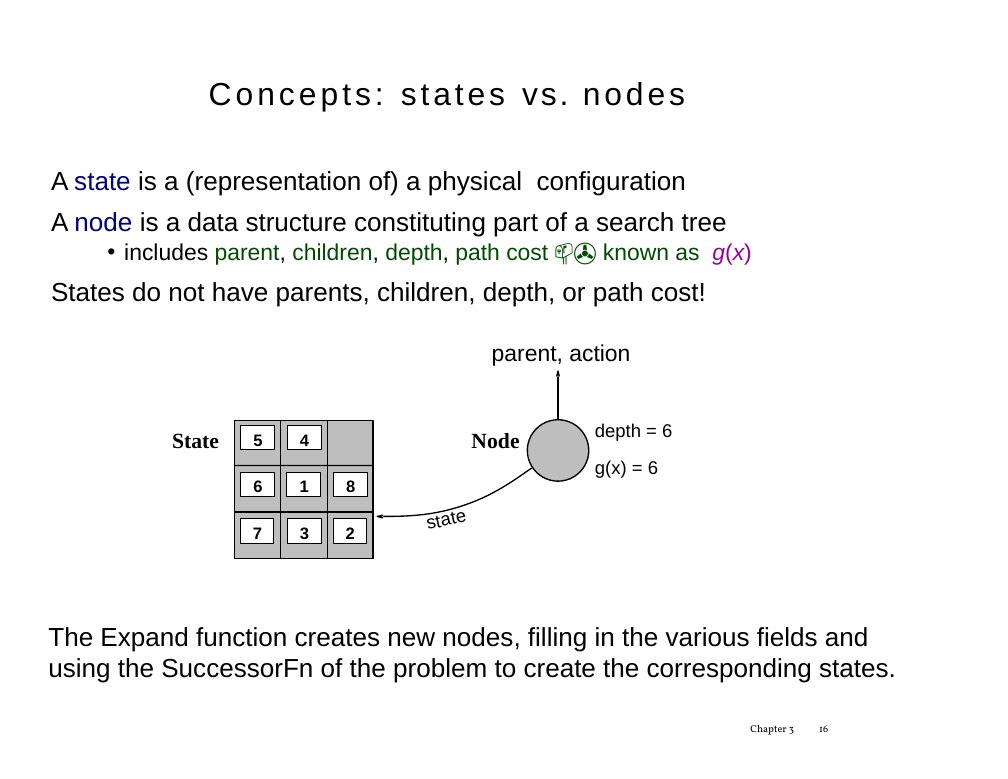
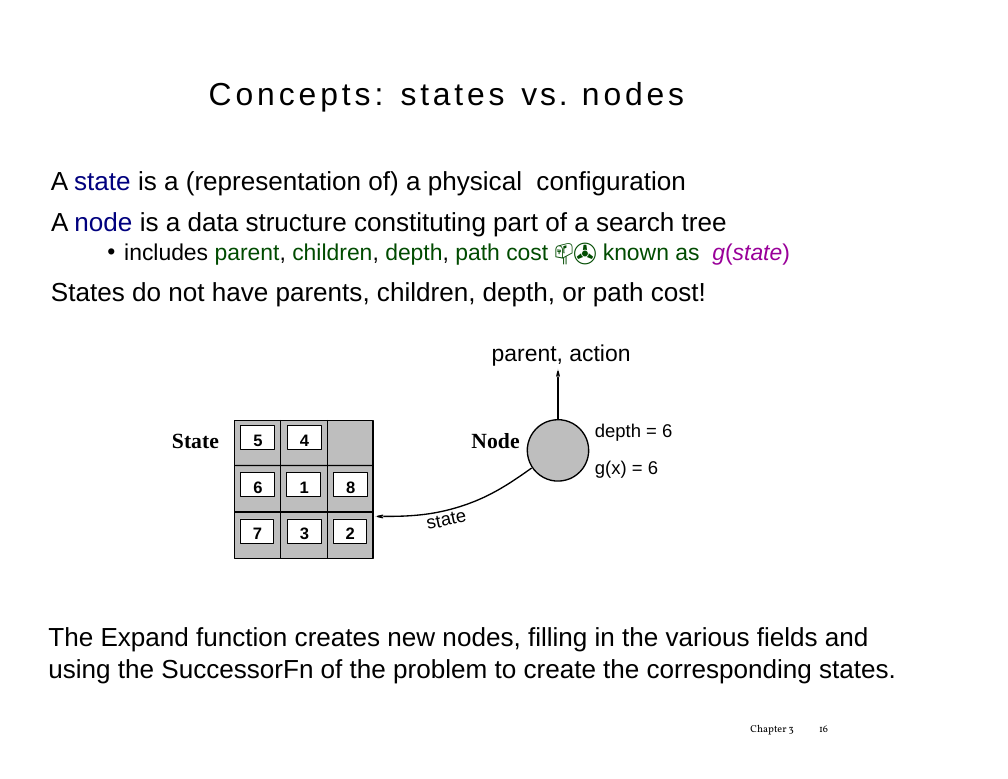
Before and after one commit to tdhock/2023-08-artificial-intelligence, a slide deck: slide 16 of slides/chapter3.1.pptx. Drawn at 1008x779 pixels with LibreOffice and Linux fonts; fonts in the diff are those of the drawing. Boxes give left, top, right and bottom in pixels: in the first picture for what was removed or moved away, otherwise in the second. Text is boxed around its words. In the diff, an @@ line names an element or a change of style, - is before the commit and + after.

```diff
--- a/slides/chapter3.1.pptx
+++ b/slides/chapter3.1.pptx
@@ text at [124, 243, 790, 265]: text changed @@
-• includes parent, children, depth, path cost 📫✇ known as g(x)
+• includes parent, children, depth, path cost 📫✇ known as g(state)
```
Also in this commit, not shown: 14 other slides changed, 1 slide added, 1 slide removed, 1 other file.
